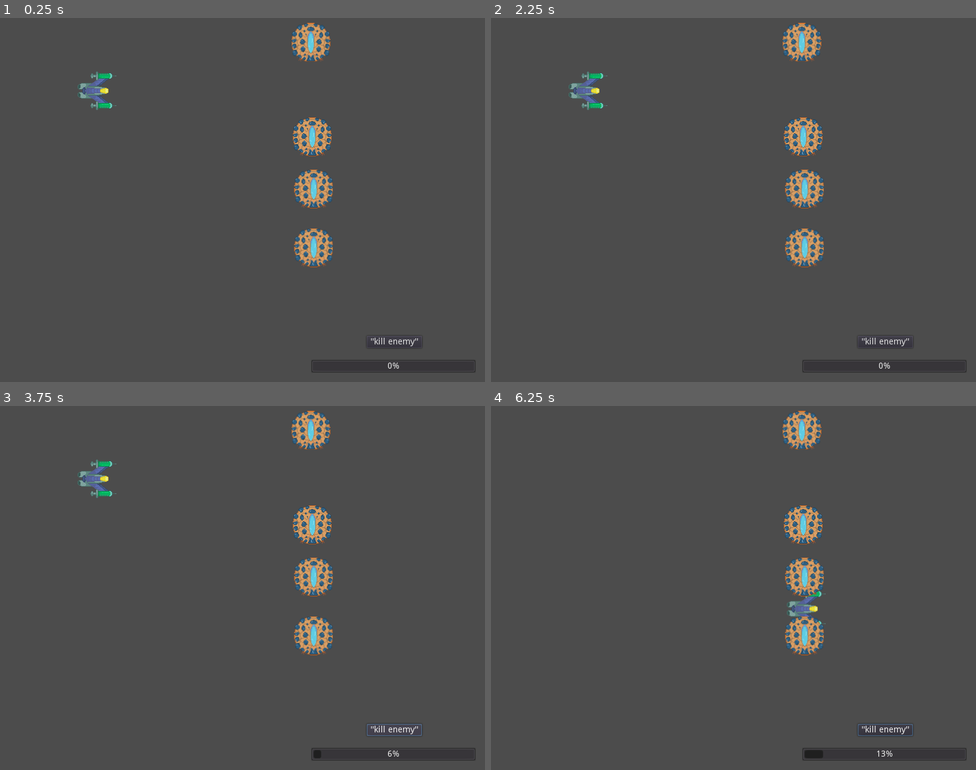
Above: before the commit, frames 1-4 (two rows, left to right).
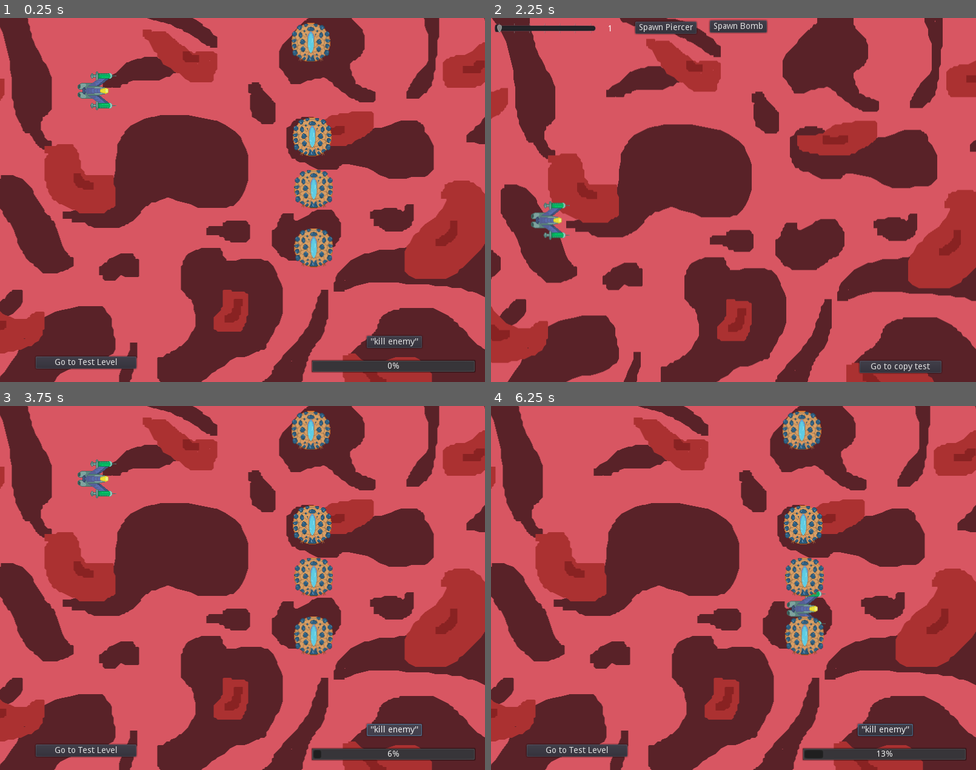
Above: after the commit, the same moments.

Repository: Yerdun/Pathogen
Game: Godot game, scene res://Assets/Scenes/Test Scenes/Copy Tester.tscn
Two runs of this game, one before a commit and one after it. Both use one fixed random seed, a clock stepped at 60 frames per second and the inputs below. This scene is started directly instead of the project's main scene.
Inputs (mouse positions are in pixels of both pictures, inside the frame that each line leads up to):
- Up to frame 1 (0.25 s): no input
- Up to frame 2 (2.25 s): click (578, 363) at 0.5 s, where only the run after the commit has a clickable "Go to Test Level"; click (898, 367) at 1.25 s, where only the run after the commit has a clickable "Go to copy test"; click (578, 363) at 2 s, where only the run after the commit has a clickable "Go to Test Level"
- Up to frame 3 (3.75 s): click (407, 755) at 2.75 s, where only the run after the commit has a clickable "Go to copy test"; click "'kill enemy'" at 3.5 s
- Up to frame 4 (6.25 s): tap Enter at 4.25 s; move the mouse to (840, 569) at 4.27 s; hold Right (ui_right) 4.28-5.03 s; hold B (copy) 4.28-5.03 s; move the mouse to (636, 606) at 5.02 s; hold Down (ui_down) 5.03-5.78 s; tap Shift (control_focus) at 5.1 s; tap B (copy) at 5.3 s; move the mouse to (782, 507) at 5.77 s; hold Right (ui_right) from 5.78 s (still down); hold B (copy) from 5.78 s (still down)

The runs differ from the first frame. In frame 1, 95% of the frame differs, in the area x 0-100%, y 0-100%; in frame 2, 99%; in frame 3, 95%; in frame 4, 95%.

Commit message:
added title screen, goes to test level, can go to copy test, game over screen
there is now a title screen that will bring you to a test level (the wave spawn test), there is a button on that level to go to the copy test, and there is a game over screen

Diff:
--- a/Assets/Scenes/Player/Player.gd
+++ b/Assets/Scenes/Player/Player.gd
@@ -61,4 +61,4 @@
 			$PlayerAnimation.play("default")	# Return to default animation
 			is_dead = false	# Change is_dead to false to regain control
 		else:	# Game over routine
-			print("game over yeah")
+			get_tree().change_scene("res://Assets/Scenes/Test Scenes/Game Over.tscn")
--- a/Assets/Scenes/Player/Player.tscn
+++ b/Assets/Scenes/Player/Player.tscn
@@ -1,9 +1,21 @@
-[gd_scene load_steps=8 format=2]
+[gd_scene load_steps=20 format=2]
 
 [ext_resource path="res://Assets/Sprites/Player/vaccine_ship_player.png" type="Texture" id=1]
 [ext_resource path="res://Assets/Scenes/Player/Player.gd" type="Script" id=2]
 [ext_resource path="res://Assets/Scenes/Player/FocusHitbox.png" type="Texture" id=3]
 [ext_resource path="res://Assets/Scenes/Player/Bullet Control.tscn" type="PackedScene" id=4]
+[ext_resource path="res://Assets/Sprites/animation/vax-ship exploding5.png" type="Texture" id=5]
+[ext_resource path="res://Assets/Sprites/animation/vax-ship exploding4.png" type="Texture" id=6]
+[ext_resource path="res://Assets/Sprites/animation/vax-ship exploding8.png" type="Texture" id=7]
+[ext_resource path="res://Assets/Sprites/animation/vax-ship exploding12.png" type="Texture" id=8]
+[ext_resource path="res://Assets/Sprites/animation/vax-ship exploding1.png" type="Texture" id=9]
+[ext_resource path="res://Assets/Sprites/animation/vax-ship exploding3.png" type="Texture" id=10]
+[ext_resource path="res://Assets/Sprites/animation/vax-ship exploding7.png" type="Texture" id=11]
+[ext_resource path="res://Assets/Sprites/animation/vax-ship exploding11.png" type="Texture" id=12]
+[ext_resource path="res://Assets/Sprites/animation/vax-ship exploding10.png" type="Texture" id=13]
+[ext_resource path="res://Assets/Sprites/animation/vax-ship exploding6.png" type="Texture" id=14]
+[ext_resource path="res://Assets/Sprites/animation/vax-ship exploding9.png" type="Texture" id=15]
+[ext_resource path="res://Assets/Sprites/animation/vax-ship exploding2.png" type="Texture" id=16]
 
 [sub_resource type="SpriteFrames" id=1]
 animations = [ {
@@ -12,10 +24,10 @@
 "name": "default",
 "speed": 5.0
 }, {
-"frames": [  ],
-"loop": true,
+"frames": [ ExtResource( 9 ), ExtResource( 16 ), ExtResource( 10 ), ExtResource( 6 ), ExtResource( 5 ), ExtResource( 14 ), ExtResource( 11 ), ExtResource( 7 ), ExtResource( 15 ), ExtResource( 13 ), ExtResource( 12 ), ExtResource( 8 ) ],
+"loop": false,
 "name": "death",
-"speed": 5.0
+"speed": 15.0
 } ]
 
 [sub_resource type="SpriteFrames" id=2]
@@ -53,5 +65,4 @@
 
 [node name="Bullet Control" parent="." instance=ExtResource( 4 )]
 position = Vector2( 32, 0 )
-
 [connection signal="body_entered" from="." to="." method="_on_Player_body_entered"]
--- a/Assets/Scenes/Test Scenes/Copy Tester.tscn
+++ b/Assets/Scenes/Test Scenes/Copy Tester.tscn
@@ -1,11 +1,17 @@
-[gd_scene load_steps=4 format=2]
+[gd_scene load_steps=6 format=2]
 
 [ext_resource path="res://Assets/Scenes/Player/Player.tscn" type="PackedScene" id=1]
+[ext_resource path="res://Assets/Sprites/backgrounds/background.png" type="Texture" id=2]
+[ext_resource path="res://Assets/Scenes/Test Scenes/go to test.gd" type="Script" id=3]
 [ext_resource path="res://Assets/Scenes/Test Scenes/Copy Tester.gd" type="Script" id=6]
 [ext_resource path="res://Assets/Scenes/Enemy/Basic Enemy/Enemy.tscn" type="PackedScene" id=7]
 
 [node name="Copy Tester" type="Node"]
 script = ExtResource( 6 )
+
+[node name="Sprite" type="Sprite" parent="."]
+position = Vector2( 388.438, 290.995 )
+texture = ExtResource( 2 )
 
 [node name="Player" parent="." instance=ExtResource( 1 )]
 
@@ -46,4 +52,15 @@
 "_edit_use_anchors_": false
 }
 
+[node name="Button" type="Button" parent="."]
+margin_left = 58.6547
+margin_top = 558.345
+margin_right = 224.655
+margin_bottom = 578.345
+text = "Go to Test Level"
+script = ExtResource( 3 )
+__meta__ = {
+"_edit_use_anchors_": false
+}
 [connection signal="pressed" from="KillButton" to="." method="_on_KillButton_pressed"]
+[connection signal="pressed" from="Button" to="Button" method="_on_Button_pressed"]
--- a/Assets/Scenes/Test Scenes/Enemy Tester.tscn
+++ b/Assets/Scenes/Test Scenes/Enemy Tester.tscn
@@ -26,5 +26,4 @@
 position = Vector2( 760.695, 166.336 )
 
 [node name="Player" parent="." instance=ExtResource( 4 )]
-
 [connection signal="pressed" from="Button" to="." method="_on_Button_pressed"]
--- /dev/null
+++ b/Assets/Scenes/Test Scenes/Game Over.tscn
@@ -0,0 +1,31 @@
+[gd_scene load_steps=3 format=2]
+
+[ext_resource path="res://Assets/Sprites/backgrounds/game over.png" type="Texture" id=1]
+[ext_resource path="res://go to test.gd" type="Script" id=2]
+
+[node name="Game Over" type="Node2D"]
+
+[node name="ColorRect" type="ColorRect" parent="."]
+margin_right = 797.0
+margin_bottom = 599.0
+color = Color( 0.937255, 0.541176, 0.541176, 1 )
+__meta__ = {
+"_edit_use_anchors_": false
+}
+
+[node name="Sprite" type="Sprite" parent="."]
+position = Vector2( 385.251, 240.349 )
+scale = Vector2( 1.04139, 0.941082 )
+texture = ExtResource( 1 )
+
+[node name="Button" type="Button" parent="."]
+margin_left = 313.632
+margin_top = 409.286
+margin_right = 471.632
+margin_bottom = 492.286
+text = "Play Again"
+script = ExtResource( 2 )
+__meta__ = {
+"_edit_use_anchors_": false
+}
+[connection signal="pressed" from="Button" to="Button" method="_on_Button_pressed"]
--- /dev/null
+++ b/Assets/Scenes/Test Scenes/Test Level.tscn
@@ -0,0 +1,29 @@
+[gd_scene load_steps=5 format=2]
+
+[ext_resource path="res://Assets/Sprites/backgrounds/background.png" type="Texture" id=1]
+[ext_resource path="res://Assets/Scenes/Test Scenes/Enemy Spawn Tester.tscn" type="PackedScene" id=2]
+[ext_resource path="res://Assets/Scenes/Player/Player.tscn" type="PackedScene" id=3]
+[ext_resource path="res://Assets/Scenes/Test Scenes/go to copy.gd" type="Script" id=4]
+
+[node name="Test Level" type="Node2D"]
+
+[node name="Sprite" type="Sprite" parent="."]
+position = Vector2( 409.045, 306.451 )
+texture = ExtResource( 1 )
+
+[node name="Player" parent="." instance=ExtResource( 3 )]
+position = Vector2( 97.7746, 333.546 )
+
+[node name="Enemy Spawn Tester" parent="." instance=ExtResource( 2 )]
+
+[node name="Button" type="Button" parent="."]
+margin_left = 608.012
+margin_top = 565.033
+margin_right = 743.012
+margin_bottom = 585.033
+text = "Go to copy test"
+script = ExtResource( 4 )
+__meta__ = {
+"_edit_use_anchors_": false
+}
+[connection signal="pressed" from="Button" to="Button" method="_on_Button_pressed"]
--- /dev/null
+++ b/Assets/Scenes/Test Scenes/Title.tscn
@@ -0,0 +1,33 @@
+[gd_scene load_steps=6 format=2]
+
+[ext_resource path="res://Assets/Sprites/backgrounds/title screen1.png" type="Texture" id=1]
+[ext_resource path="res://Assets/Sprites/backgrounds/title screen2.png" type="Texture" id=2]
+[ext_resource path="res://Assets/Sprites/backgrounds/title screen3.png" type="Texture" id=3]
+[ext_resource path="res://Assets/Scenes/Test Scenes/go to test.gd" type="Script" id=4]
+
+[sub_resource type="SpriteFrames" id=1]
+animations = [ {
+"frames": [ ExtResource( 1 ), ExtResource( 2 ), ExtResource( 3 ) ],
+"loop": true,
+"name": "default",
+"speed": 5.0
+} ]
+
+[node name="Title" type="Node2D"]
+
+[node name="AnimatedSprite" type="AnimatedSprite" parent="."]
+position = Vector2( 400.763, 299.68 )
+frames = SubResource( 1 )
+playing = true
+
+[node name="Button" type="Button" parent="."]
+margin_left = 235.832
+margin_top = 318.674
+margin_right = 493.832
+margin_bottom = 404.674
+text = "Play"
+script = ExtResource( 4 )
+__meta__ = {
+"_edit_use_anchors_": false
+}
+[connection signal="pressed" from="Button" to="Button" method="_on_Button_pressed"]
--- /dev/null
+++ b/Assets/Scenes/Test Scenes/go to copy.gd
@@ -0,0 +1,20 @@
+extends Button
+
+
+# Declare member variables here. Examples:
+# var a: int = 2
+# var b: String = "text"
+
+
+# Called when the node enters the scene tree for the first time.
+func _ready() -> void:
+	pass # Replace with function body.
+
+
+# Called every frame. 'delta' is the elapsed time since the previous frame.
+#func _process(delta: float) -> void:
+#	pass
+
+
+func _on_Button_pressed() -> void:
+	get_tree().change_scene("res://Assets/Scenes/Test Scenes/Copy Tester.tscn")
--- /dev/null
+++ b/Assets/Scenes/Test Scenes/go to test.gd
@@ -0,0 +1,20 @@
+extends Button
+
+
+# Declare member variables here. Examples:
+# var a: int = 2
+# var b: String = "text"
+
+
+# Called when the node enters the scene tree for the first time.
+func _ready() -> void:
+	pass # Replace with function body.
+
+
+# Called every frame. 'delta' is the elapsed time since the previous frame.
+#func _process(delta: float) -> void:
+#	pass
+
+
+func _on_Button_pressed() -> void:
+	get_tree().change_scene("res://Assets/Scenes/Test Scenes/Test Level.tscn")
--- /dev/null
+++ b/go to test.gd
@@ -0,0 +1,20 @@
+extends Button
+
+
+# Declare member variables here. Examples:
+# var a: int = 2
+# var b: String = "text"
+
+
+# Called when the node enters the scene tree for the first time.
+func _ready() -> void:
+	pass # Replace with function body.
+
+
+# Called every frame. 'delta' is the elapsed time since the previous frame.
+#func _process(delta: float) -> void:
+#	pass
+
+
+func _on_Button_pressed() -> void:
+	get_tree().change_scene("res://Assets/Scenes/Test Scenes/Test Level.tscn")
--- a/project.godot
+++ b/project.godot
@@ -7,6 +7,11 @@
 ;   param=value ; assign values to parameters
 
 config_version=4
+
+_global_script_classes=[  ]
+_global_script_class_icons={
+
+}
 
 [application]
 
Binary file added: Assets/Sprites/animation/vax-ship exploding1.png
Not shown, added: Assets/Sprites/animation/vax-ship exploding1.png.import
Binary file added: Assets/Sprites/animation/vax-ship exploding10.png
Not shown, added: Assets/Sprites/animation/vax-ship exploding10.png.import
Binary file added: Assets/Sprites/animation/vax-ship exploding11.png
Not shown, added: Assets/Sprites/animation/vax-ship exploding11.png.import
Binary file added: Assets/Sprites/animation/vax-ship exploding12.png
Not shown, added: Assets/Sprites/animation/vax-ship exploding12.png.import
Binary file added: Assets/Sprites/animation/vax-ship exploding2.png
Not shown, added: Assets/Sprites/animation/vax-ship exploding2.png.import
Binary file added: Assets/Sprites/animation/vax-ship exploding3.png
Not shown, added: Assets/Sprites/animation/vax-ship exploding3.png.import
(and 22 more such lines)
